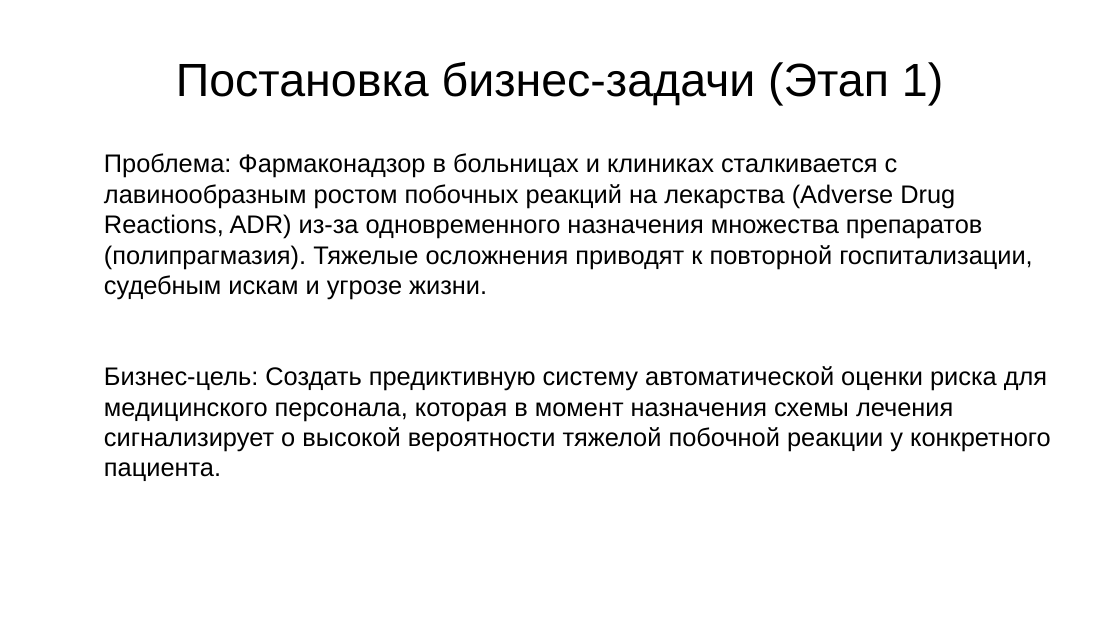
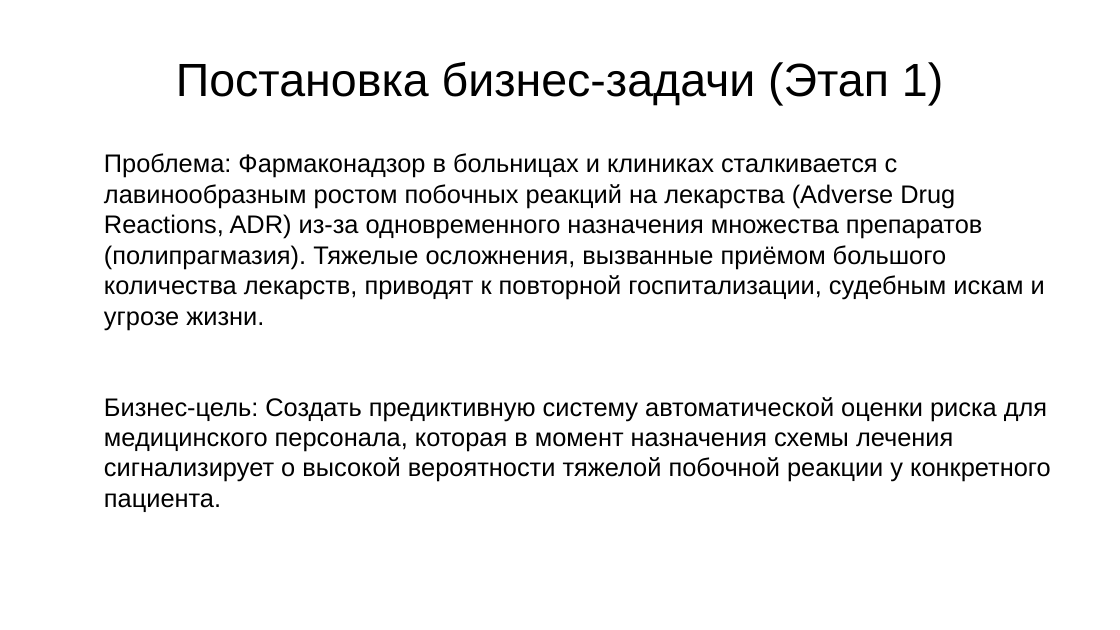
Before and after one commit to HakLuck/my-first-project, a slide deck: slide 2 of Презентация к проекту по DS.pptx. Drawn at 1120x630 pixels with LibreOffice and Linux fonts; fonts in the diff are those of the drawing; background and template pictures are left out. Boxes give left, top, right and bottom in pixels: in the first picture for what was removed or moved away, otherwise in the second. Text is boxed around its words. In the diff, an @@ line names an element or a change of style, - is before the commit and + after.

```diff
--- a/Презентация к проекту по DS.pptx
+++ b/Презентация к проекту по DS.pptx
@@ text at [104,153,1045,330]: text changed @@
-Проблема: Фармаконадзор в больницах и клиниках сталкивается с лавинообразным ростом побочных реакций на лекарства (Adverse Drug Reactions, ADR) из-за одновременного назначения множества препаратов (полипрагмазия). Тяжелые осложнения приводят к повторной госпитализации, судебным искам и угрозе жизни.
+Проблема: Фармаконадзор в больницах и клиниках сталкивается с лавинообразным ростом побочных реакций на лекарства (Adverse Drug Reactions, ADR) из-за одновременного назначения множества препаратов (полипрагмазия). Тяжелые осложнения, вызванные приёмом большого количества лекарств, приводят к повторной госпитализации, судебным искам и угрозе жизни.
```
Also in this commit, not shown: 8 other slides changed, 5 slides added, 4 slides removed, 1 other file.
